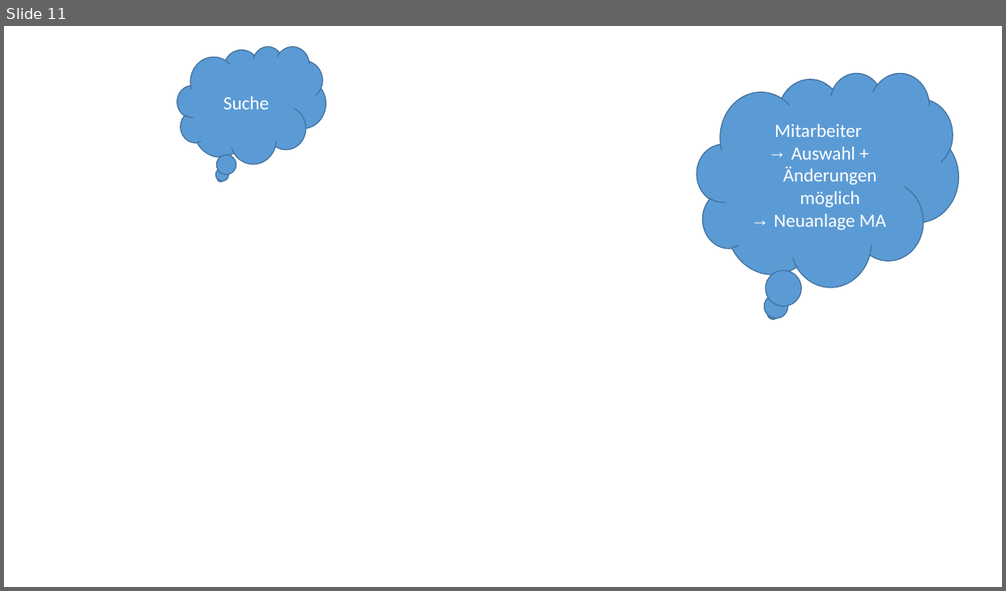
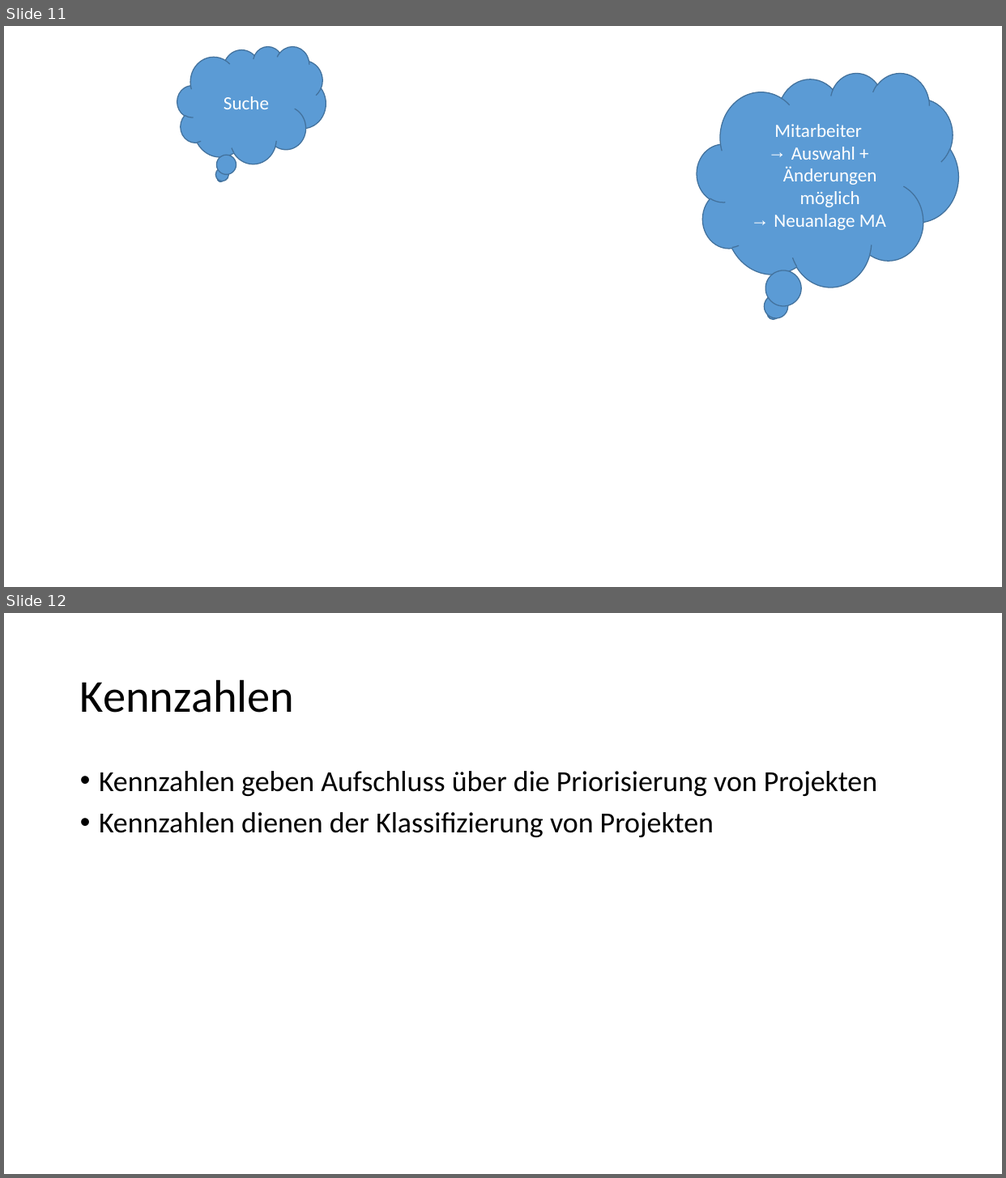
Before and after one commit to Masterarth/PM, a slide deck: documents/projectmanagement/Praesentationen/Vorstellung_9ter.pptx. Shown one above the other, each under a label of ours: slide 11 before the commit, slides 11 and 12 after it. The pictures are 1006x591 and 1006x1178 pixels, drawn with LibreOffice and Linux fonts; fonts in the diff are those of the drawing; background and template pictures are left out. Boxes give left, top, right and bottom in pixels: in the first picture for what was removed or moved away, otherwise in the second. Text is boxed around its words. In the diff, an @@ line names an element or a change of style, - is before the commit and + after.

```diff
--- a/documents/projectmanagement/Praesentationen/Vorstellung_9ter.pptx
+++ b/documents/projectmanagement/Praesentationen/Vorstellung_9ter.pptx
@@ slide 12 added at [4,613,1002,1174], background #FFFFFF @@
@@ title added at [80,679,294,713], 44 pt, text #000000 @@
+Kennzahlen
@@ text added at [99,771,877,837], 28 pt, text #000000 @@
+• Kennzahlen geben Aufschluss über die Priorisierung von Projekten
+• Kennzahlen dienen der Klassifizierung von Projekten
```
Also in this commit, not shown: 14 other slides added, 7 other files.
